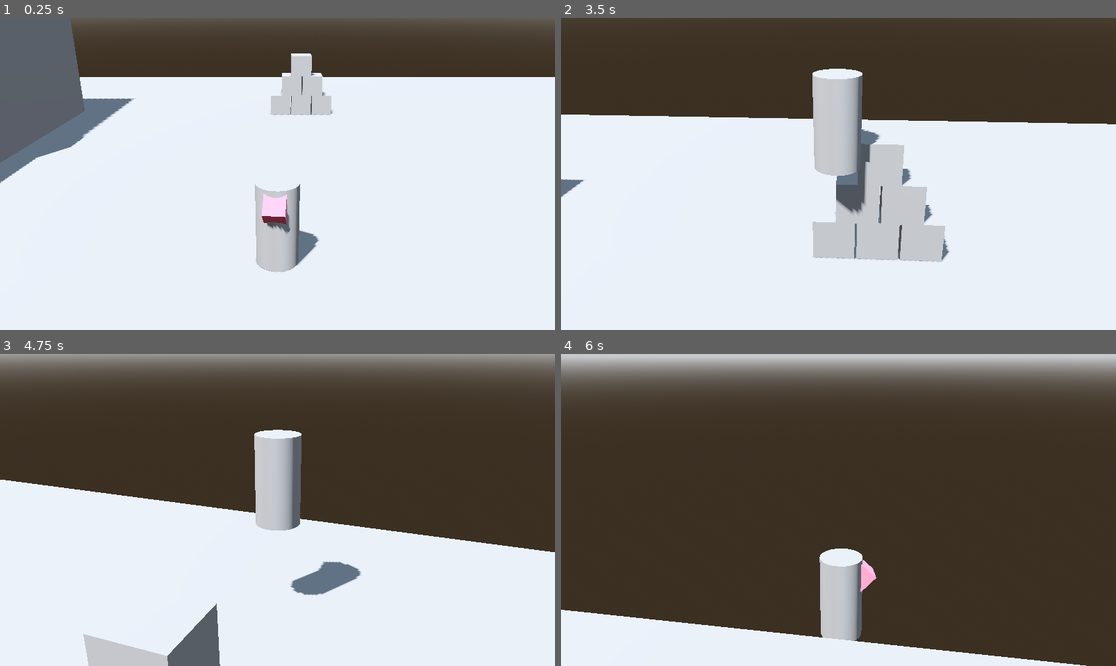
Above: before the commit, frames 1-4 (two rows, left to right).
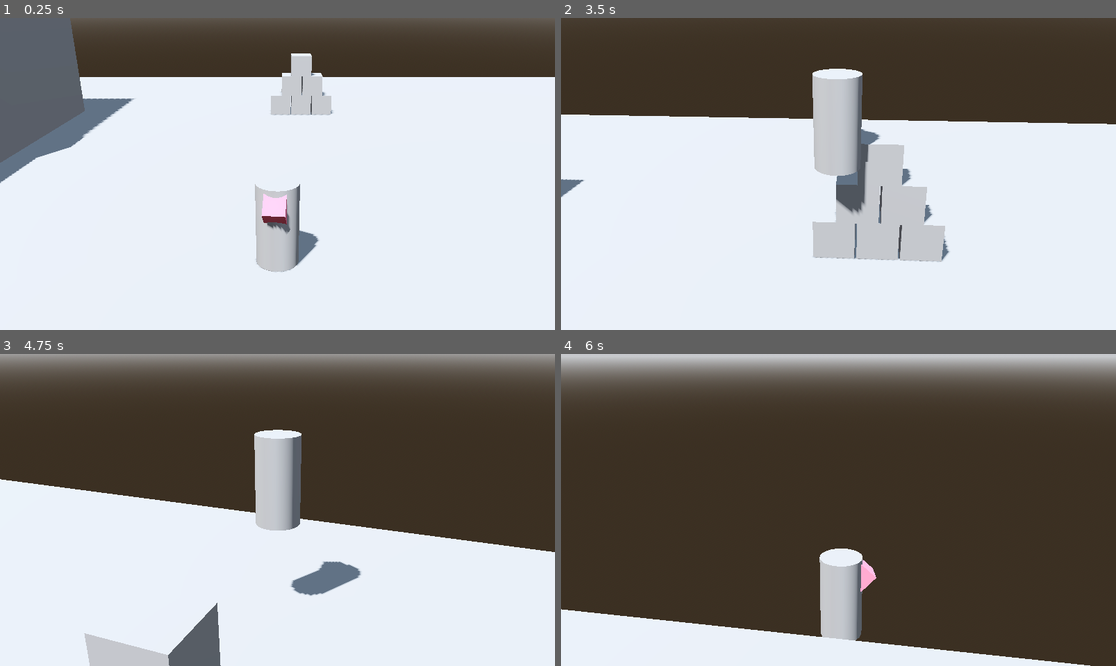
Above: after the commit, the same moments.

Repository: gdquest-demos/godot-4-3d-third-person-controller
Game: Godot game, scene res://Playground.tscn
Two runs of this game, one before a commit and one after it. Both use one fixed random seed, a clock stepped at 60 frames per second and the inputs below.
Inputs (mouse positions are in pixels of both pictures, inside the frame that each line leads up to):
- Up to frame 1 (0.25 s): no input
- Up to frame 2 (3.5 s): move the mouse to (866, 174) at 0.52 s; hold W (move_up) from 0.53 s (still down); tap Space (action_jump) at 0.77, 1.52, 3.02 s; move the mouse to (810, 174) at 1.27 s; move the mouse to (849, 167) at 2.02 s; move the mouse to (832, 180) at 2.77 s
- Up to frame 3 (4.75 s): keep holding W (move_up); move the mouse to (316, 513) at 3.52 s; tap Space (action_jump) at 3.77, 4.52 s; move the mouse to (233, 506) at 4.27 s
- Up to frame 4 (6 s): move the mouse to (844, 510) at 5.02 s; move the mouse to (816, 503) at 5.77 s; release W (move_up) at 5.78 s; hold D (move_right) from 5.78 s (still down)

The runs differ from the first frame. In frame 2, less than 0.1% of the frame differs, in the area x 19-66%, y 24-78%; in frame 3, 0.2%, in the area x 0-100%, y 40-100%; in frame 4, 0.1%.

Commit message:
Lock player to direction when aiming

Diff:
--- a/Player.gd
+++ b/Player.gd
@@ -7,14 +7,13 @@
 @export var jump_additional_force := 4.5
 @export var rotation_speed := 12.0
 @export var snap_length := 0.5
-@export var do_stop_on_slope := true
-@export var has_infinite_inertia := true
 
 var _move_direction := Vector3.ZERO
 var _last_strong_direction := Vector3.FORWARD
 var _snap := Vector3.DOWN * snap_length
 var _gravity: float = -30.0
 var _ground_height: float = 0.0
+var _aiming: bool = false
 
 #@onready var _model: AstronautSkin = $AstronautSkin
 @onready var _model: Node3D = $MeshInstance3d
@@ -36,8 +35,10 @@
 		if event.button_index == MOUSE_BUTTON_RIGHT:
 			if event.is_pressed():
 				_camera_controller.set_pivot(_camera_controller.CAMERA_PIVOT.OVER_SHOULDER)
+				_aiming = true
 			else:
 				_camera_controller.set_pivot(_camera_controller.CAMERA_PIVOT.THIRD_PERSON)
+				_aiming = false
 
 
 func _physics_process(delta: float) -> void:
@@ -51,6 +52,8 @@
 	# this also ensures a good normalized value for the rotation basis.
 	if _move_direction.length() > 0.2:
 		_last_strong_direction = _move_direction.normalized()
+	if _aiming:
+		_last_strong_direction = _camera_controller.global_transform.basis * Vector3.BACK
 
 	_orient_character_to_direction(_last_strong_direction, delta)
 
--- a/Playground.tscn
+++ b/Playground.tscn
@@ -45,6 +45,17 @@
 [node name="CsgBox3d4" type="CSGBox3D" parent="CsgCombiner3d"]
 transform = Transform3D(1, 0, 0, 0, 1, 0, 0, 0, 1, 13.5052, 0, 9.80336)
 size = Vector3(5.98156, 14.084, 9.39486)
+
+[node name="CsgCylinder3d" type="CSGCylinder3D" parent="CsgCombiner3d"]
+transform = Transform3D(1, 0, 0, 0, -0.0142763, 0.999898, 0, -0.999898, -0.0142763, -13.4598, 1.81669, 0)
+radius = 3.08347
+height = 13.6062
+
+[node name="CsgCylinder3d2" type="CSGCylinder3D" parent="CsgCombiner3d/CsgCylinder3d"]
+transform = Transform3D(1, 0, 0, 0, 1, -9.31323e-10, 0, 9.31323e-10, 1, 0, 0, 0)
+operation = 2
+radius = 2.74026
+height = 13.6062
 
 [node name="CharacterBody3d" parent="." instance=ExtResource("1_stlen")]
 
